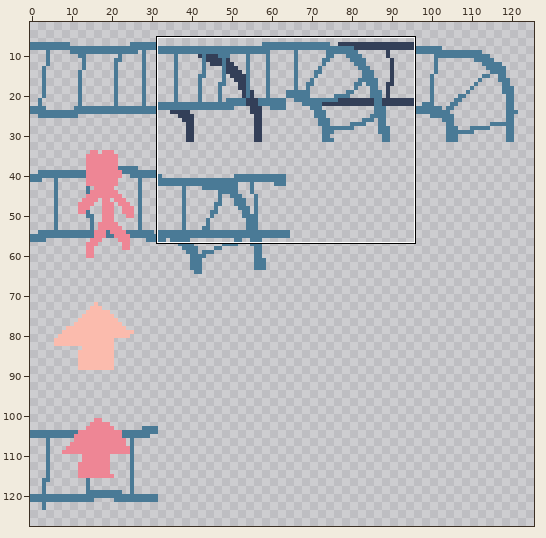
Two versions of one pixel-art file, assets/images/tilemap.aseprite. The first picture is a wide view before the edit; the outline marks the close-up.
Close-up. Before:
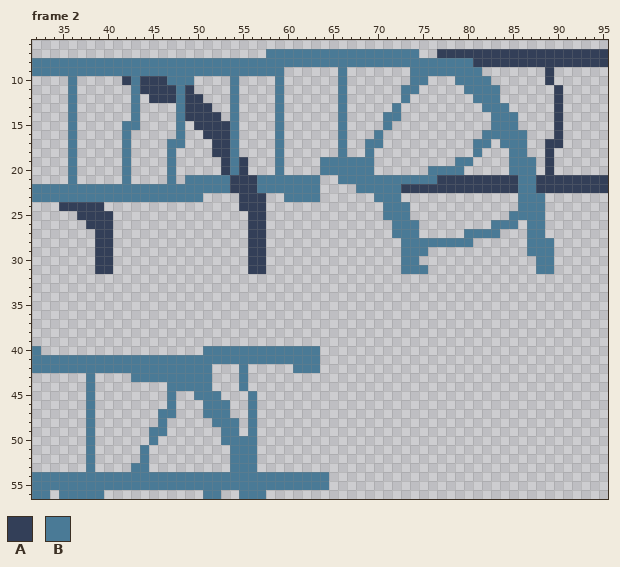
128x128 pixels, 2 frames. Shown: frame 2: x 32..95, y 6..56. The wide view leaves out empty margins. The commit also changed other frames or places, which this record leaves out.
Palette (. is transparent): A #333f58  B #4a7a96
Pixels before, frame 2 (only the part around the change), first column x 32:
 6 ................................................................
 7 ..........................BBBBBBBBBBBBBBBBB..AAAAAAAAAAAAAAAAAAA
 8 BBBBBBBBBBBBBBBBBBBBBBBBBBBBBBBBBBBBBBBBBBBBBBBBBAAAAAAAAAAAAAAA
 9 BBBBBBBBBBBBBBBBBBBBBBBBBBBB......B.......BBBBBBBB.......A......
10 ....B.....ABAAABBB....B....B......B.......BB...BBBB......A......
11 ....B......BAAAABA....B....B......B......BB.....BBBB......A.....
12 ....B......B.AAABAA...B....B......B......B.......BBB......A.....
13 ....B......B....BAAA..B....B......B.....B.........BBB.....A.....
14 ....B......B....BAAAA.B....B......B....BB..........BBB....A.....
15 ....B.....BB....B.AAAAB....B......B....B...........BBB....A.....
16 ....B.....B.....B..AAAB....B......B...B...........BBBBB...A.....
17 ....B.....B....BB...AAB....B......B..BB..........BB.BBB..AA.....
18 ....B.....B....B....AAB....B......B..B...........B...BB..A......
19 ....B.....B....B.....ABA...B....BBBBBB.........BB....BBB.A......
20 ....B.....B....B.....ABA...B....BBBBBB......BBBB.....BBB.A......
21 ....B.....B....B.BBBBBAAABBBBBBB..BBBBBBBBBBBAAAAAAAAABBAAAAAAAA
22 BBBBBBBBBBBBBBBBBBBBBBAAABBBBBBB....BBBBBAAAAAAAAAAAAABBAAAAAAAA
23 BBBBBBBBBBBBBBBBBBB....AAA..BBBB......BBB.............BBB.......
24 ...AAAAA...............AAA.............BBB............BBB.......
25 .....AAAA...............AA.............BBB...........BBBB.......
26 ......AAA...............AA..............BBB........BBB.BB.......
27 .......AA...............AA..............BBB.....BBBB...BB.......
28 .......AA...............AA...............BBBBBBBB......BBB......
29 .......AA...............AA...............BBB...........BBB......
30 .......AA...............AA...............BB.............BB......
31 .......AA...............AA...............BBB............BB......
32 ................................................................
33 ................................................................
34 ................................................................
35 ................................................................
36 ................................................................
37 ................................................................
38 ................................................................
39 ................................................................
40 B..................BBBBBBBBBBBBB................................
41 BBBBBBBBBBBBBBBBBBBBBBBBBBBBBBBB................................
42 BBBBBBBBBBBBBBBBBBBB...B.....BBB................................
43 ......B....BBBBBBBBB...B........................................
44 ......B........BBBBB...B........................................
45 ......B........B..BBB...B.......................................
46 ......B........B...BBB..B.......................................
47 ......B.......BB...BBB..B.......................................
48 ......B.......B.....BBB.B.......................................
49 ......B......BB......BB.B.......................................
50 ......B......B.......BBBB.......................................
51 ......B.....B.........BBB.......................................
52 ......B.....B.........BBB.......................................
53 ......B....BB.........BBB.......................................
54 BBBBBBBBBBBBBBBBBBBBBBBBBBBBBBBBB...............................
55 BBBBBBBBBBBBBBBBBBBBBBBBBBBBBBBBB...............................
56 BB.BBBBB...........BB..BBB......................................
New version:
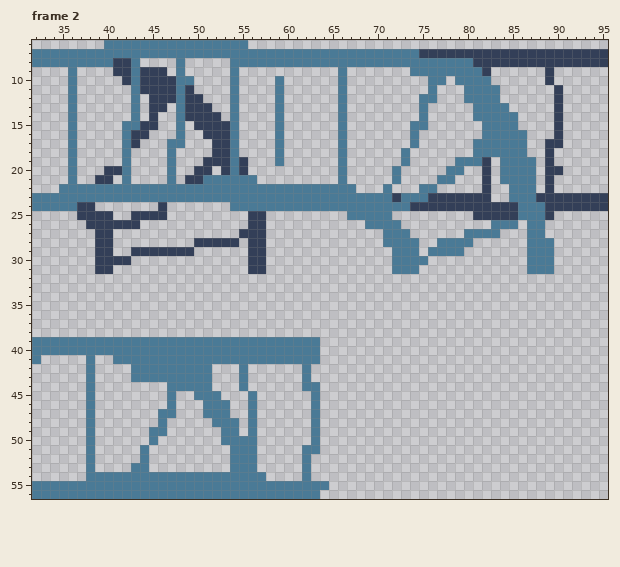
From old to new:
Frame 2:
The edit adds colour A in row 7 at x 75 to 76; in row 9 at x 82; in row 13 at x 45 to 46; in row 14 at x 45; in row 15 at x 44 to 45; in row 16 at x 43 to 44.
The edit adds colour A in row 17 at x 43; in row 19 at x 51 to 52 and 82; in row 20 at x 40 to 41, 50 to 51, 82 and 90; in row 21 at x 39 to 40; in row 23 at x 76 to 82 and 89 to 95; in row 24 at x 46, 74 to 85 and 89 to 95.
The edit adds colour A in row 25 at x 43 to 46, 81 to 84 and 89; in row 26 at x 41 to 43; in row 27 at x 55; in row 28 at x 50 to 54; in row 29 at x 43 to 49; in row 30 at x 41 to 42.
Colour B gives way to colour A in row 8 at x 41 to 42; in row 9 at x 41 to 42 and 44 to 46; in row 10 at x 47; in row 21 at x 49 to 50; in row 23 at x 72 and 88; in row 25 at x 85.
The edit adds colour B in row 6 at x 40 to 55; in row 7 at x 32 to 57; in row 10 at x 76 to 77; in row 11 at x 76; in row 12 at x 75 to 76 and 80; in row 13 at x 75 and 81.
The edit adds colour B in row 14 at x 75 and 81 to 82; in row 15 at x 74 to 75 and 82; in row 16 at x 74; in row 17 at x 74 and 83; in row 18 at x 73 and 82 to 84; in row 19 at x 73, 81 and 84.
The edit adds colour B in row 20 at x 72 and 84; in row 22 at x 64 to 67; in row 23 at x 51 to 54, 58 to 59, 64 to 69, 73 to 75 and 85; in row 24 at x 32 to 34, 54 and 58 to 70; in row 25 at x 67 to 70; in row 26 at x 69 to 71.
The edit adds colour B in row 27 at x 71; in row 28 at x 71 to 72; in row 29 at x 72 and 76 to 79; in row 30 at x 72, 75 and 87; in row 31 at x 72 and 87; in row 39 at x 32 to 63.
The edit adds colour B in row 40 at x 33 to 50; in row 43 at x 62; in row 44 at x 62 to 63; in rows 45 to 50 at x 63; in row 51 at x 62 to 63; in rows 52 to 53 at x 62.
The edit adds colour B in row 56 at x 34, 40 to 50, 53 to 54 and 58 to 63.
Colour A gives way to colour B in row 21 at x 54 to 56, 77 to 78 and 84 to 85; in row 22 at x 54 to 56, 75 to 76 and 85; in row 23 at x 55 to 57; in row 24 at x 35 to 36 and 55 to 57.
Colour A is gone in row 21 at x 79 to 81, 83, 88 and 90 to 95; in row 22 at x 73 to 74, 77 to 81, 83 to 84, 88 and 90 to 95; in row 24 at x 39.
Colour B is gone in row 8 at x 44 to 47 and 49 to 53; in row 9 at x 32 to 35, 37 to 40, 47, 49 to 53 and 55 to 59; in row 10 at x 74 to 75; in row 11 at x 73 to 74; in row 12 at x 73; in row 13 at x 72.
Colour B is gone in row 14 at x 71 to 72; in row 15 at x 71; in row 16 at x 70; in row 17 at x 69 to 70; in row 18 at x 69; in row 19 at x 64 to 65 and 67 to 69.
Colour B is gone in row 20 at x 59, 64 to 65, 67 to 69 and 76 to 77; in row 21 at x 57 to 63, 67 to 71 and 73 to 76; in row 22 at x 32 to 34, 68 to 70 and 72; in row 25 at x 72 to 73; in row 26 at x 73 to 74; in row 27 at x 74.
Colour B is gone in row 28 at x 75 to 76; in row 29 at x 75; in row 31 at x 75; in row 41 at x 33 to 37 and 39 to 40; in row 42 at x 32 to 37, 39 to 42, 61 and 63; in row 54 at x 32 to 37, 58 to 61 and 63 to 64.
